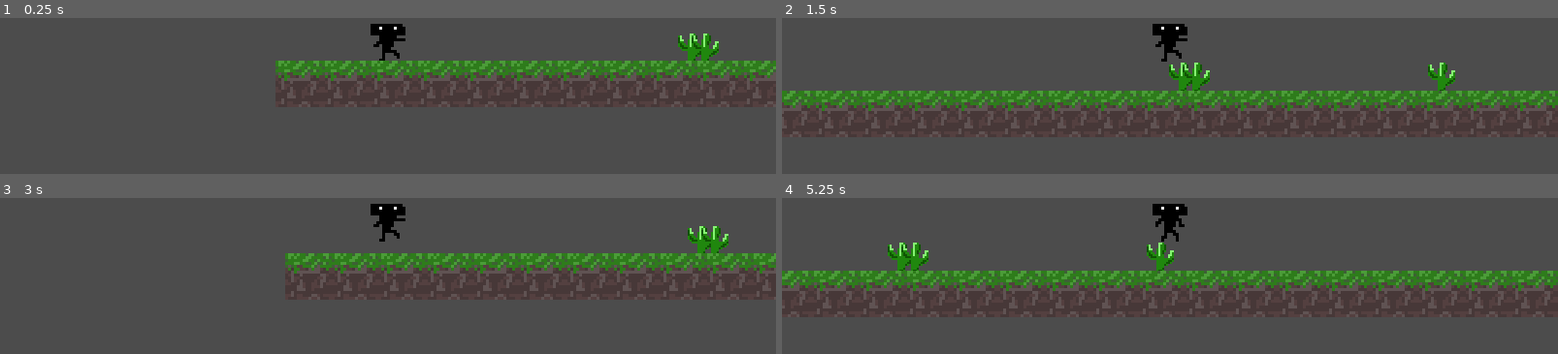
Above: before the commit, frames 1-4 (two rows, left to right).
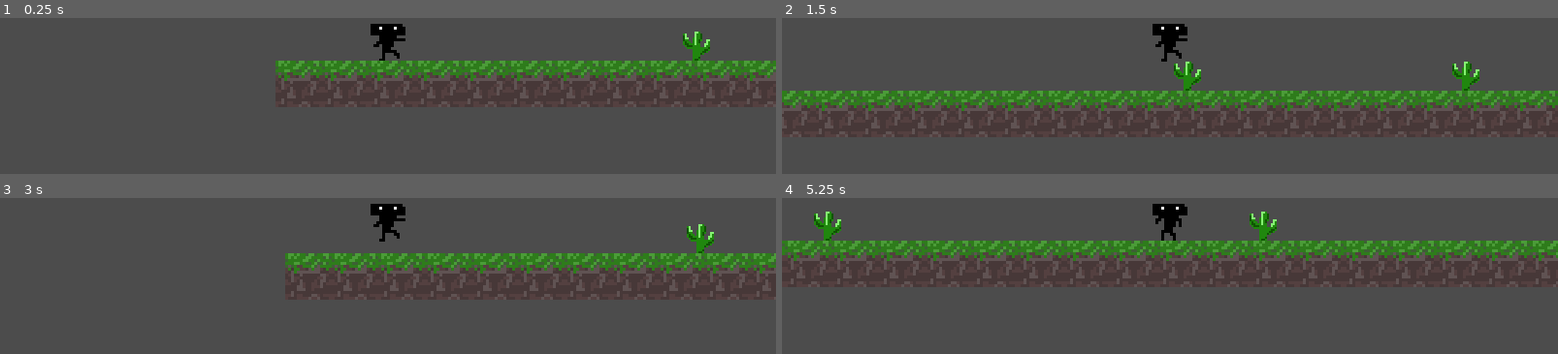
Above: after the commit, the same moments.

Repository: EdgarsJoja/GodotPrototype1
Game: Godot game, scene res://Scenes/World.tscn
Two runs of this game, one before a commit and one after it. Both use one fixed random seed, a clock stepped at 60 frames per second and the inputs below.
Inputs:
- Up to frame 1 (0.25 s): no input
- Up to frame 2 (1.5 s): tap Space (Jump) at 0.77 s
- Up to frame 3 (3 s): tap Space (Jump) at 1.52 s; tap Enter at 2 s; tap R (Restart) at 2.75 s
- Up to frame 4 (5.25 s): tap Space (Jump) at 3.02, 3.77, 4.52 s

The runs differ from the first frame. In frame 1, 0.5% of the frame differs, in the area x 87-93%, y 8-28%; in frame 2, 1.2%; in frame 3, 0.5%; in frame 4, 19%, in the area x 0-100%, y 8-60%.

Commit message:
Added obstacles generation.

Diff:
--- a/Game/Game.gd
+++ b/Game/Game.gd
@@ -1,12 +1,4 @@
 extends Node
-
-export (NodePath) var game_manager_path;
-onready var gameManager = get_node(game_manager_path)
 
 func _ready():
 	print("Game ready!")
-	connect_nodes()
-
-func connect_nodes():
-	for obstacle in get_tree().get_nodes_in_group("Obstacle"):
-		obstacle.connect("obstacle_collision", gameManager, "_on_obstacle_collision")
--- a/Scenes/GameManager.gd
+++ b/Scenes/GameManager.gd
@@ -5,7 +5,7 @@
 func _process(_delta):
 	get_input()
 
-func _on_obstacle_collision():
+func handle_obstacle_collision():
 	print("Obstacle collision")
 	get_tree().paused = true
 
--- a/Scenes/World.tscn
+++ b/Scenes/World.tscn
@@ -9,7 +9,6 @@
 
 [node name="Game" type="Node"]
 script = ExtResource( 4 )
-game_manager_path = NodePath("GameManager")
 
 [node name="World" type="Node2D" parent="."]
 
@@ -28,19 +27,15 @@
 [node name="ObstaclesYSort" type="YSort" parent="World"]
 position = Vector2( 0, -399.831 )
 
-[node name="Obstacle" parent="World/ObstaclesYSort" instance=ExtResource( 2 )]
-position = Vector2( 672.025, 377.368 )
-
-[node name="Obstacle2" parent="World/ObstaclesYSort" instance=ExtResource( 2 )]
-position = Vector2( 404.507, 377.368 )
-
-[node name="Obstacle3" parent="World/ObstaclesYSort" instance=ExtResource( 2 )]
-position = Vector2( 418.723, 377.368 )
-
 [node name="Terrain" type="Node" parent="World"]
 script = ExtResource( 6 )
-packed_ground_scene = ExtResource( 5 )
+ground_scene = ExtResource( 5 )
+obstacle_scene = ExtResource( 2 )
+obstacles_container_path = NodePath("../ObstaclesYSort")
 target_path = NodePath("../Player")
+obstacle_collision_handler_path = NodePath("../../GameManager")
+max_block_render_distance = 1000.0
+min_obstacles_distance = 200.0
 
 [node name="GameManager" parent="." instance=ExtResource( 3 )]
 [connection signal="restart" from="GameManager" to="World/Player" method="_on_GameManager_restart"]
--- a/Scenes/World/Obstacle.tscn
+++ b/Scenes/World/Obstacle.tscn
@@ -8,7 +8,7 @@
 [sub_resource type="CapsuleShape2D" id=2]
 
 [node name="Obstacle" type="StaticBody2D" groups=[
-"Obstacle",
+"obstacle",
 ]]
 script = ExtResource( 1 )
 
--- a/Scenes/World/Terrain.gd
+++ b/Scenes/World/Terrain.gd
@@ -1,41 +1,101 @@
 extends Node
 
-export (PackedScene) var packed_ground_scene
-onready var ground_scene = packed_ground_scene.instance()
+export (PackedScene) var ground_scene
+export (PackedScene) var obstacle_scene
 
+# Node to which obstacles will be added as a children
+export (NodePath) var obstacles_container_path
+onready var obstacles_container = get_node(obstacles_container_path)
+
+# Object, to which ground should be relative to (player)
 export (NodePath) var target_path
 onready var target = get_node(target_path)
 
+# Object, which will handle obstacle collision logic
+export (NodePath) var obstacle_collision_handler_path
+onready var obstacle_collision_handler = get_node(
+	obstacle_collision_handler_path
+)
+
+# How many ground blocks will be allocated
 export (int) var ground_pool_size = 50
+# Y position for ground blocks
 export (float) var ground_level = 16
+# Single block width in pixels @todo: Calculate this automatically
 export (int) var ground_block_width_px = 48
+# Maximum distance between player and ground block if it's visible
 export (float) var max_block_render_distance = 1000
+# How many obstacles will be allocated
+export (int) var obstacles_pool_size = 10
+# Maximum distance player can run without encountering obstacle
+export (float) var max_obstacles_distance = 500
+# Maximum distance between 2 obstacles
+export (float) var min_obstacles_distance = 100
+# How high should obstacles be placed above ground level
+export (float) var obstacle_ground_level = 24
+# Maximum distance between player and obstacle if it's visible
+export (float) var max_obstacle_render_distance = 1000
 
+# Total count of blocks that have been generated
 var next_block_index = 1
+# Position of last placed obstacle
+var last_obstacle_position = Vector2()
 
+# Pools for objects
 var ground_pool: Array = []
+var obstacles_pool: Array = []
 
+var random = RandomNumberGenerator.new()
+
+# Called once initially
 func _ready():
+	# Fill pools with object instances, so they can be quickly accessed
 	for _i in range(ground_pool_size):
-		ground_pool.append(packed_ground_scene.instance())
+		ground_pool.append(ground_scene.instance())
 
+	for _i in range(obstacles_pool_size):
+		var obstacle = obstacle_scene.instance()
+		obstacle.connect(
+			"obstacle_collision",
+			obstacle_collision_handler,
+			"handle_obstacle_collision"
+		)
+
+		obstacles_pool.append(obstacle)
+
+	reset_terrain()
+
+# Reset terrain data (ground, obstacles)
+func reset_terrain():
+	next_block_index = 1
+	last_obstacle_position = target.global_position
+
+	# Generate initial ground blocks
 	generate_ground()
+	# Generate initial obstacles
+	generate_obstacles()
 
+# Called every frame
 func _process(_delta):
 	update_ground()
+	update_obstacles()
 
+# Generates and positions all ground pool blocks
 func generate_ground():
 	for block in ground_pool:
 		render_next_block(block)
 
+# Check if player has moved forward,
+# and if so take blocks from back and position in front
 func update_ground():
 	var first_block = ground_pool.front()
 
-	if get_target_distance_from_block(first_block) > max_block_render_distance:
+	if get_target_distance_from_object(first_block) > max_block_render_distance:
 		render_next_block(first_block)
 		ground_pool.push_back(ground_pool.pop_front())
 
-func render_next_block(block, add_to_parent: bool = true):
+# Calculates and renders block for next available position in front of player
+func render_next_block(block):
 	var next_x_position = (next_block_index - 1) * ground_block_width_px
 	var block_position = Vector2(next_x_position, ground_level)
 	block.position = block_position
@@ -44,9 +104,38 @@
 	if block.get_parent() == null:
 		get_parent().call_deferred("add_child", block)
 
-func get_target_distance_from_block(block):
-	return (target.global_position - block.global_position).abs().x
+# Calculates absolute distance between specific block and player
+func get_target_distance_from_object(object):
+	return (target.global_position - object.global_position).abs().x
 
+# Generates and positions all initial obstacles
+func generate_obstacles():
+	for obstacle in obstacles_pool:
+		render_next_obstacle(obstacle)
+
+# Check if obstacles can be generated in front of player and do so if can
+func update_obstacles():
+	var first_obstacle = obstacles_pool.front()
+
+	if (get_target_distance_from_object(first_obstacle) > max_obstacle_render_distance &&
+		first_obstacle.position.x < target.position.x):
+		render_next_obstacle(first_obstacle)
+		obstacles_pool.push_back(obstacles_pool.pop_front())
+
+# Renders next obstacle
+func render_next_obstacle(obstacle):
+	var min_distance = last_obstacle_position.x + min_obstacles_distance
+	var max_distance = last_obstacle_position.x + max_obstacles_distance
+
+	random.randomize()
+	var distance = random.randf_range(min_distance, max_distance)
+	obstacle.position = Vector2(distance, -obstacle_ground_level)
+
+	if obstacle.get_parent() == null:
+		get_parent().call_deferred("add_child", obstacle)
+
+	last_obstacle_position = obstacle.position
+
+# When game is restarted
 func _on_GameManager_restart():
-	next_block_index = 1
-	generate_ground()
+	reset_terrain()
